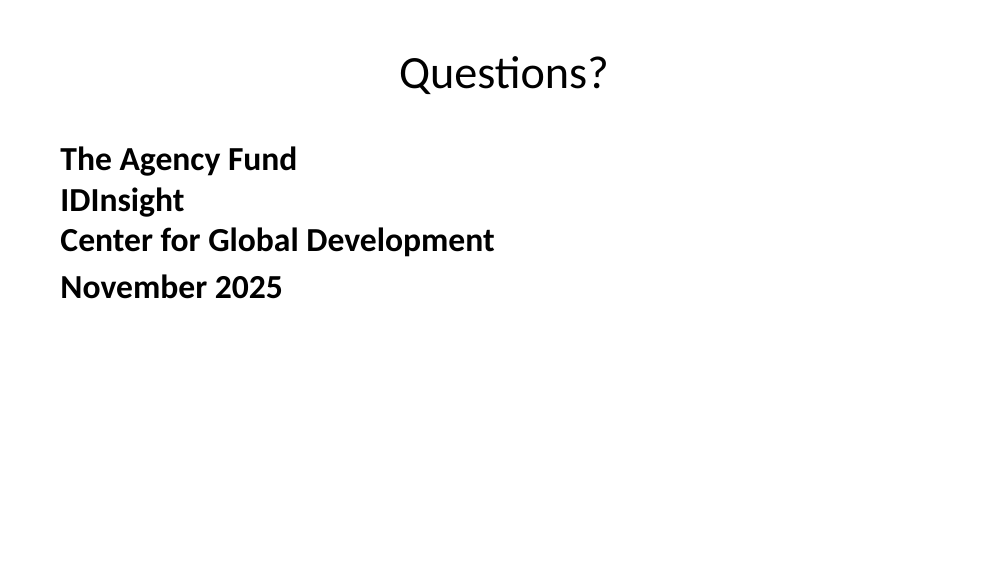
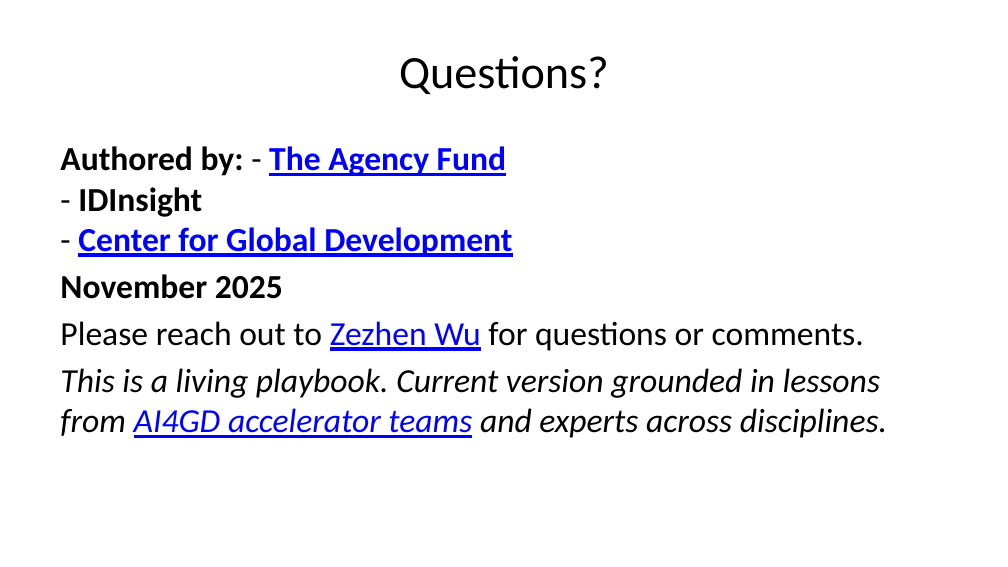
Before and after one commit to littlehifive/taf-ai-eval-pre, a slide deck: slide 72 of presentation/ai_eval_presentation.pptx (slide 68 before the commit). Drawn at 1008x567 pixels with LibreOffice and Linux fonts; fonts in the diff are those of the drawing. Boxes give left, top, right and bottom in pixels: in the first picture for what was removed or moved away, otherwise in the second. Text is boxed around its words. In the diff, an @@ line names an element or a change of style, - is before the commit and + after.

```diff
--- a/presentation/ai_eval_presentation.pptx
+++ b/presentation/ai_eval_presentation.pptx
@@ text at [60, 146, 512, 257]: text changed; text colour #000000 to #0000FF @@
-The Agency Fund
-IDInsight
-Center for Global Development
+Authored by: - The Agency Fund
+- IDInsight
+- Center for Global Development
@@ text at [60, 321, 887, 438]: paragraphs added @@
+Please reach out to Zezhen Wu for questions or comments.
+This is a living playbook. Current version grounded in lessons from AI4GD accelerator teams and experts across disciplines.
```
Also in this commit, not shown: 23 other slides changed, 4 slides added, 1 slide removed, 6 other files.
